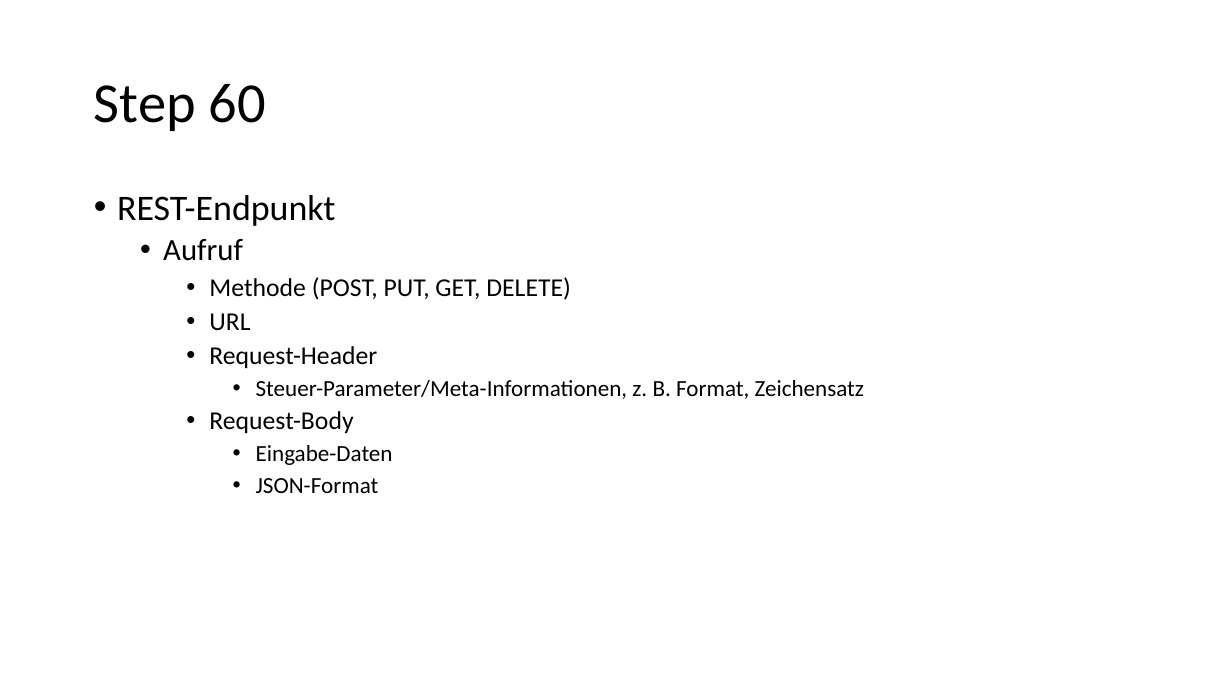
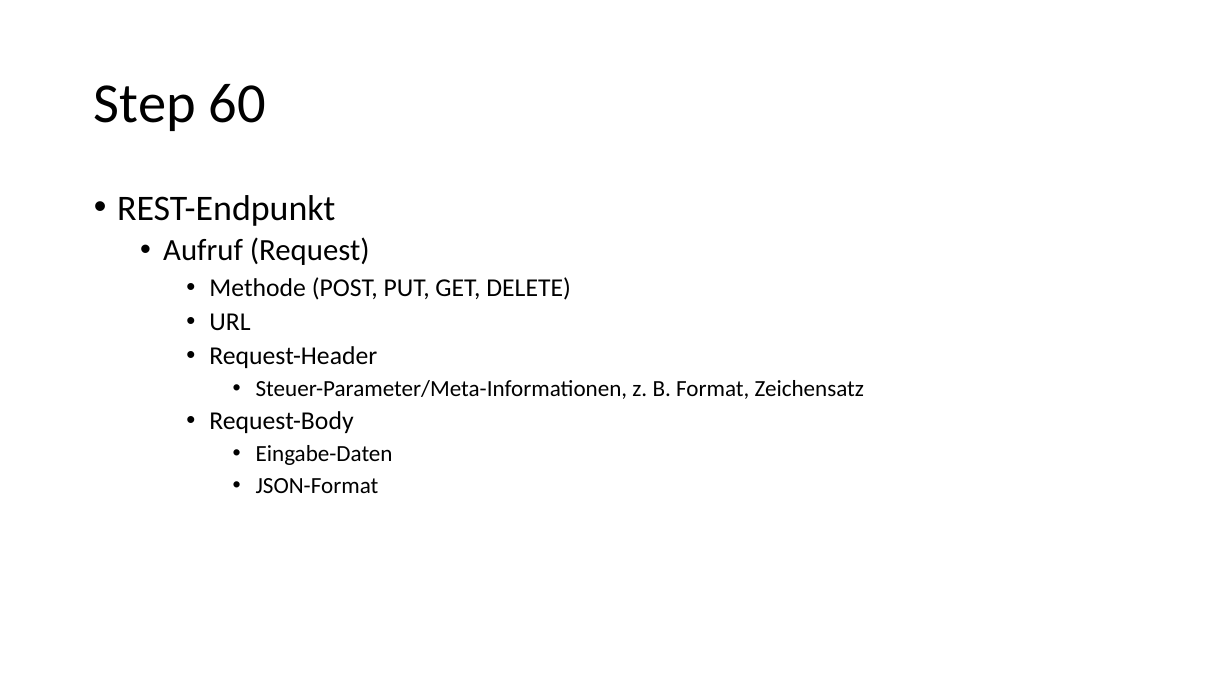
Before and after one commit to igeldo/PR4-SoSe23, a slide deck: slide 34 of Java-Starter.pptx (slide 31 before the commit). Drawn at 1232x693 pixels with LibreOffice and Linux fonts; fonts in the diff are those of the drawing. Boxes give left, top, right and bottom in pixels: in the first picture for what was removed or moved away, otherwise in the second. Text is boxed around its words. In the diff, an @@ line names an element or a change of style, - is before the commit and + after.

```diff
--- a/Java-Starter.pptx
+++ b/Java-Starter.pptx
@@ text at bbox=[163, 237, 370, 265]: text changed @@
-  • Aufruf
+  • Aufruf (Request)
```
Also in this commit, not shown: 1 other slide changed, 4 slides added.
